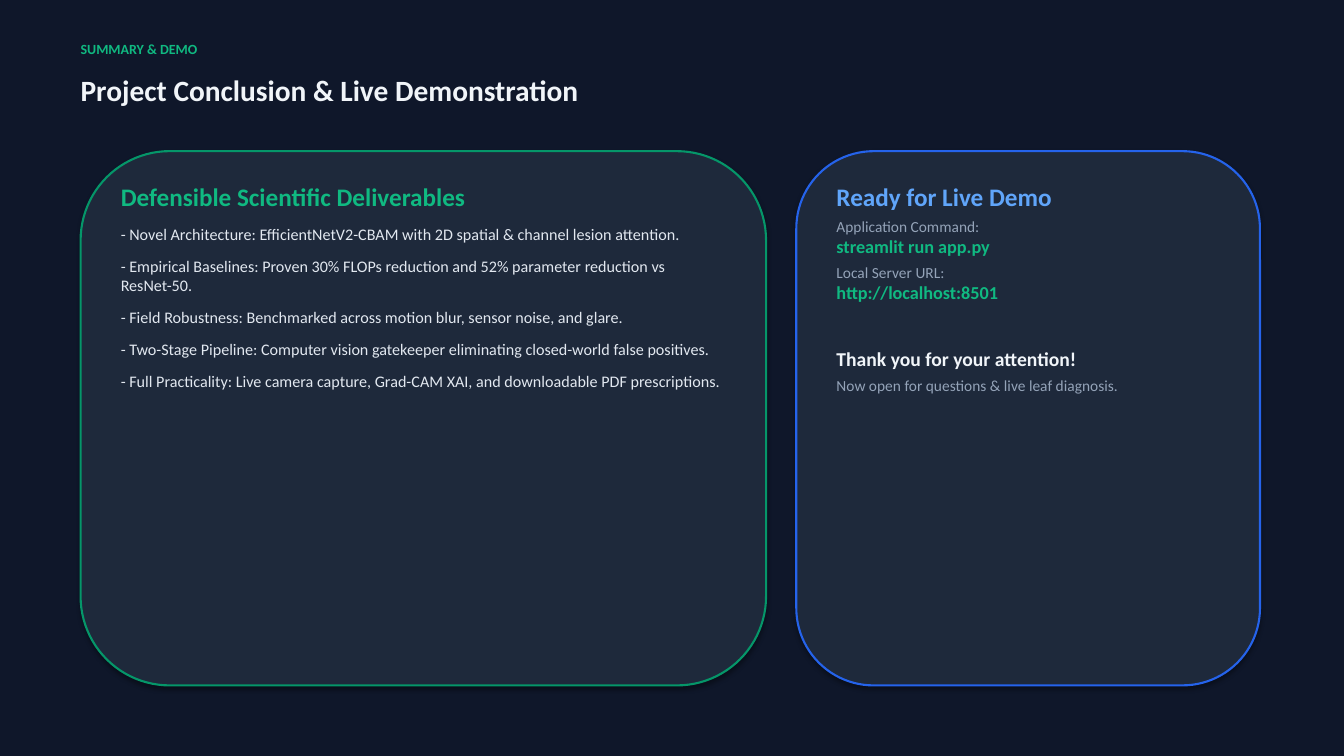
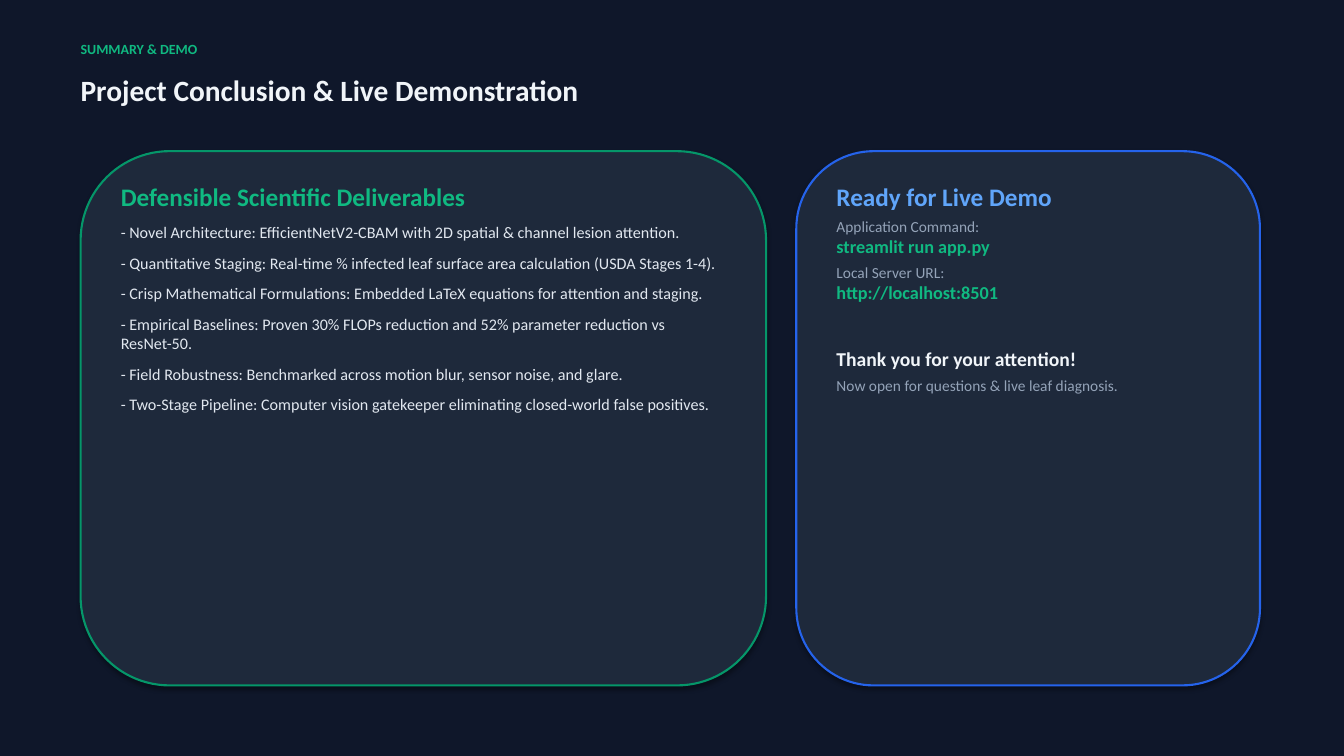
Before and after one commit to mokshit007/DL-crop-disease-detections, a slide deck: slide 16 of CropSense_AI_Official_Presentation.pptx (slide 15 before the commit). Drawn at 1344x756 pixels with LibreOffice and Linux fonts; fonts in the diff are those of the drawing. Boxes give left, top, right and bottom in pixels: in the first picture for what was removed or moved away, otherwise in the second. Text is boxed around its words. In the diff, an @@ line names an element or a change of style, - is before the commit and + after.

Commit message:
Add Quantitative Disease Severity Staging engine, LaTeX equation renderings in presentation, and updated UI/reports

```diff
--- a/CropSense_AI_Official_Presentation.pptx
+++ b/CropSense_AI_Official_Presentation.pptx
@@ text at (121,227,709,413): less space between paragraphs @@
@@ text at (129,257,715,302): paragraphs added @@
+- Quantitative Staging: Real-time % infected leaf surface area calculation (USDA Stages 1-4).
+- Crisp Mathematical Formulations: Embedded LaTeX equations for attention and staging.
@@ text at (129,376,720,390): paragraph removed @@
-- Full Practicality: Live camera capture, Grad-CAM XAI, and downloadable PDF prescriptions.
```
Also in this commit, not shown: 6 other slides changed, 1 slide added, 11 other files.
